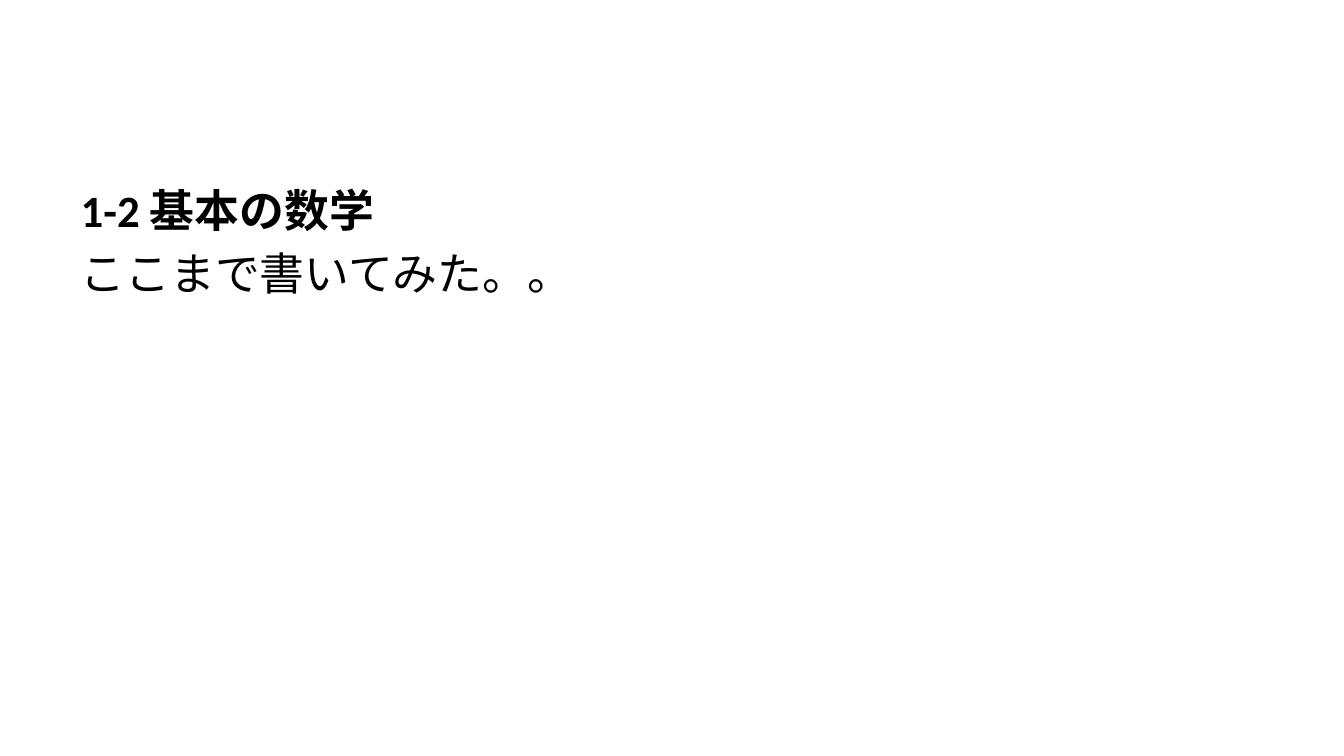
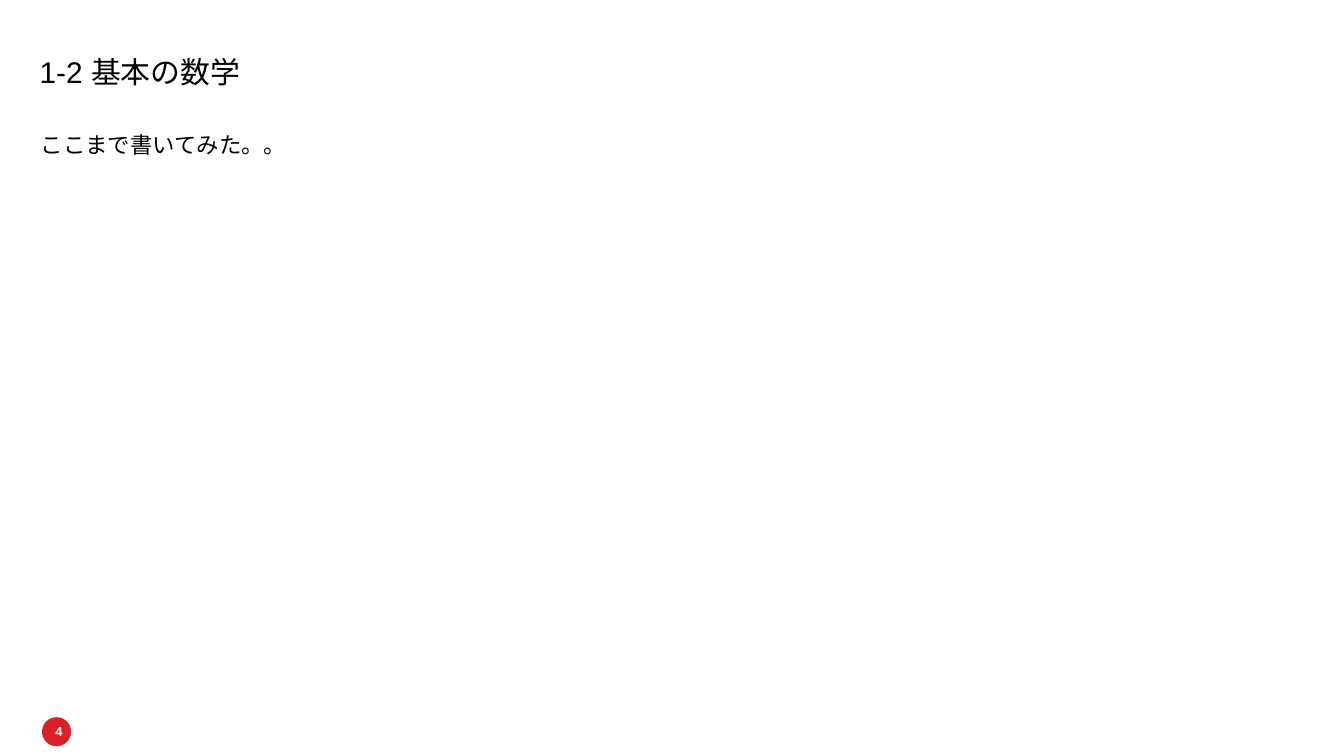
Before and after one commit to akmiccom/markdown_powerpoint, a slide deck: slide 4 of powerpoint/test_writing.pptx (slide 5 before the commit). Drawn at 1344x756 pixels with LibreOffice and Linux fonts; fonts in the diff are those of the drawing; background and template pictures are left out. Boxes give left, top, right and bottom in pixels: in the first picture for what was removed or moved away, otherwise in the second. Text is boxed around its words. In the diff, an @@ line names an element or a change of style, - is before the commit and + after.

```diff
--- a/powerpoint/test_writing.pptx
+++ b/powerpoint/test_writing.pptx
@@ title added at <box>40,58,240,86</box>, 16 pt, text #000000 @@
+1-2 基本の数学
@@ text "ここまで書いてみた。。": place and size @@
-text "ここまで書いてみた。。" at <box>81,188,573,294</box>
+text "ここまで書いてみた。。" at <box>41,134,286,155</box>
@@ text "ここまで書いてみた。。" at <box>41,134,286,155</box>: size 24 to 12 pt, font Calibri to Noto Sans CJK JP; line spacing 1 to 0.9; more space between paragraphs @@
@@ text at <box>81,188,374,231</box>: paragraph removed @@
-1-2 基本の数学
@@ freeform shape added at <box>42,718,71,747</box>, fill #DA2128 @@
@@ page number added at <box>55,727,62,736</box>, 7 pt, text #FFFFFF, bold @@
+4
```
Also in this commit, not shown: 3 other slides changed, 2 slides added, 4 slides removed, 15 other files.
